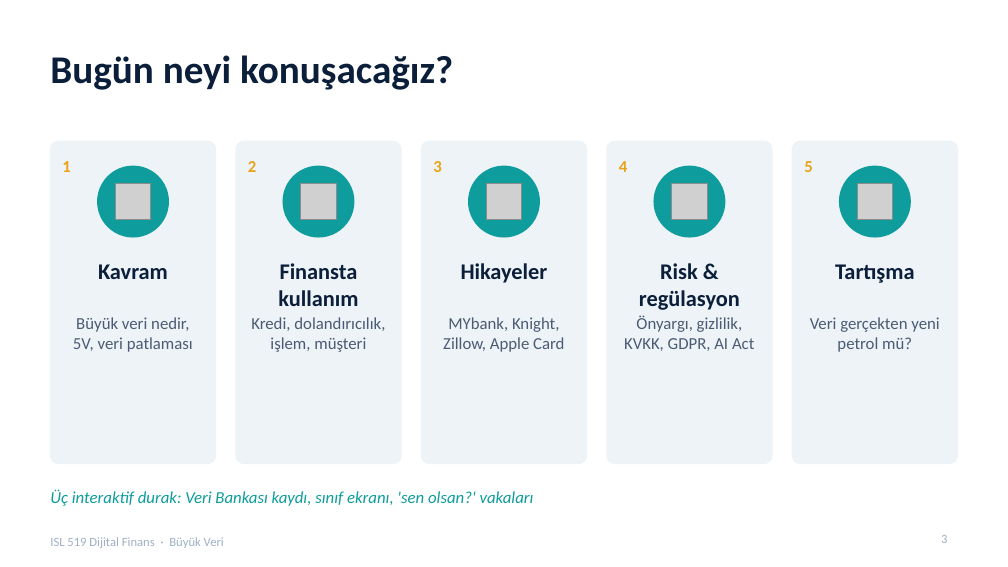
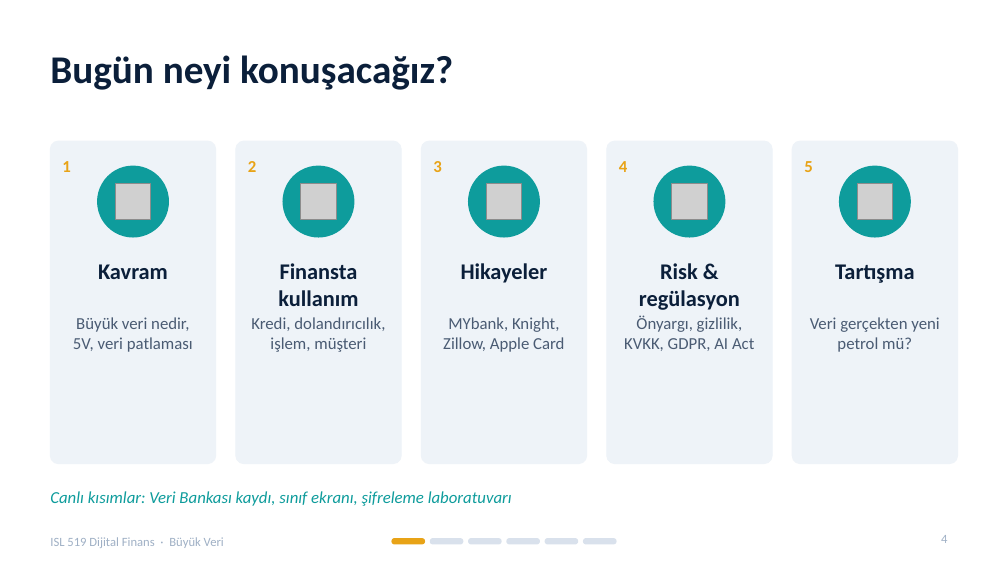
Before and after one commit to Batuhandac/batu, a slide deck: slide 4 of sunum/Buyuk_Veri_Sunum.pptx (slide 3 before the commit). Drawn at 1008x567 pixels with LibreOffice and Linux fonts; fonts in the diff are those of the drawing; grey boxes stand for pictures. Boxes give left, top, right and bottom in pixels: in the first picture for what was removed or moved away, otherwise in the second. Text is boxed around its words. In the diff, an @@ line names an element or a change of style, - is before the commit and + after.

```diff
--- a/sunum/Buyuk_Veri_Sunum.pptx
+++ b/sunum/Buyuk_Veri_Sunum.pptx
@@ text at (50,491,512,506): text changed @@
-Üç interaktif durak: Veri Bankası kaydı, sınıf ekranı, 'sen olsan?' vakaları
+Canlı kısımlar: Veri Bankası kaydı, sınıf ekranı, şifreleme laboratuvarı
@@ rounded rectangle added at (392,538,424,543), fill #E8A317, outline #E8A317 1 pt @@
@@ rounded rectangle added at (430,538,463,543), fill #D9E1EC, outline #D9E1EC 1 pt @@
@@ rounded rectangle added at (469,538,501,543), fill #D9E1EC, outline #D9E1EC 1 pt @@
@@ rounded rectangle added at (507,538,539,543), fill #D9E1EC, outline #D9E1EC 1 pt @@
@@ rounded rectangle added at (545,538,578,543), fill #D9E1EC, outline #D9E1EC 1 pt @@
@@ rounded rectangle added at (584,538,616,543), fill #D9E1EC, outline #D9E1EC 1 pt @@
@@ page number at (941,535,947,543): text changed @@
-3
+4
```
Also in this commit, not shown: 27 other slides changed, 2 slides added, 4 other files.
